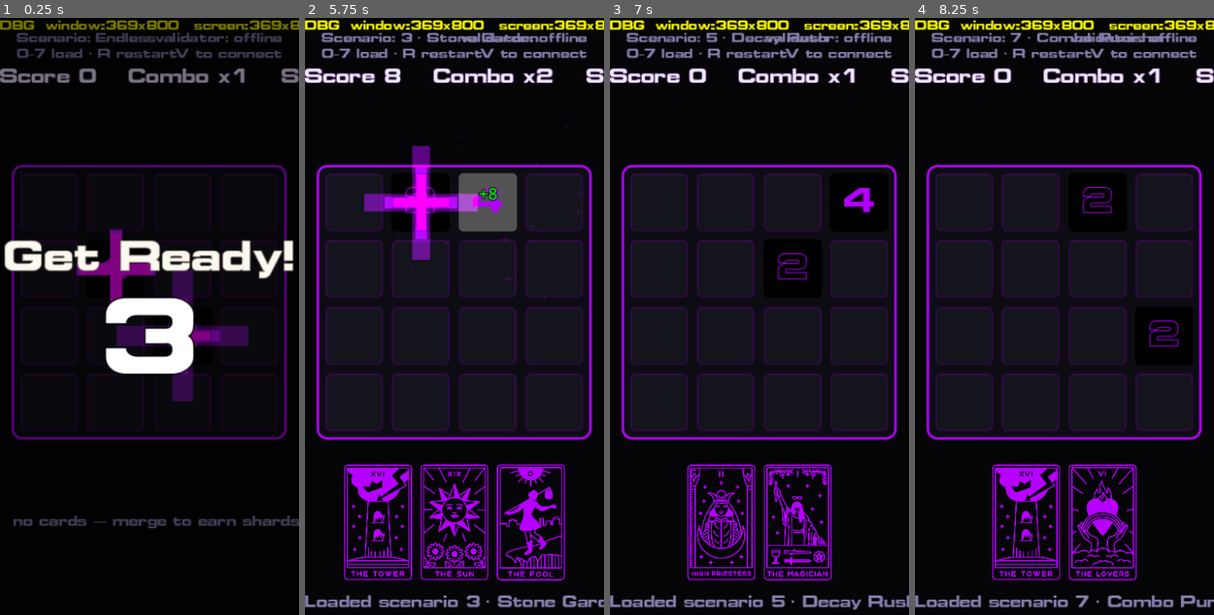
Above: before the commit, frames 1-4 (left to right).
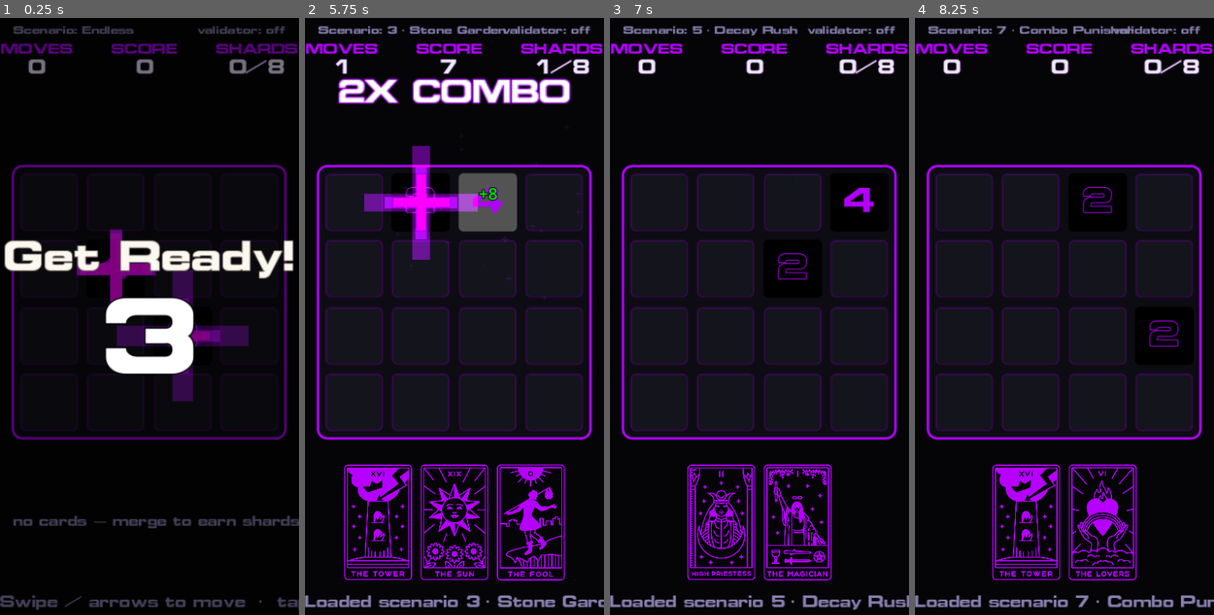
Above: after the commit, the same moments.

Repository: thegoldenmule/moveborne-godot
Game: Godot game, scene res://scenes/main.tscn
Same seed, same stepped clock (60 frames per second), same inputs: the game is played once before the commit and once after it.
Inputs (mouse positions are in pixels of both pictures, inside the frame that each line leads up to):
- Up to frame 1 (0.25 s): no input
- Up to frame 2 (5.75 s): tap A at 0.5, 1.25, 2, 4.25 s; drag from (454, 304) to (484, 197) at 0.52 s; drag from (394, 376) to (439, 471) at 1.27 s; move the mouse to (484, 197) at 2.02 s; hold Right 2.03-2.75 s; tap 1 at 2.1 s; click (484, 197) at 2.17 s; drag from (439, 471) to (364, 244) at 2.77 s; click (415, 519) at 3.52 s; move the mouse to (544, 435) at 4.27 s; hold Left 4.28-5 s; tap 3 at 4.35 s; click (544, 435) at 4.42 s; drag from (364, 244) to (409, 179) at 5.02 s
- Up to frame 3 (7 s): move the mouse to (774, 340) at 5.77 s; hold Down 5.78-6.5 s; tap 5 at 5.85 s; click (774, 340) at 5.92 s; drag from (714, 179) to (699, 376) at 6.52 s
- Up to frame 4 (8.25 s): move the mouse to (1130, 310) at 7.27 s; hold Up 7.28-8 s; tap 7 at 7.35 s; click (1130, 310) at 7.42 s; drag from (1004, 376) to (1049, 471) at 8.02 s

The runs differ from the first frame. In frame 1, 6.1% of the frame differs, in the area x 0-100%, y 0-100%; in frame 2, 8.3%, in the area x 0-100%, y 0-15%; in frame 3, 5.9%; in frame 4, 6.0%.

Commit message:
VFX: HUD restructure + combo pop + score count-up (P0b + P5)
- main.gd: replace the single combined HUD label with discrete, individually
  animatable widgets — a MOVES/SCORE/SHARDS stat row (caption+value, hud.ts HudText
  style) and a centered "{N}X COMBO" banner shown while combo > 1.
  - Score counts up to the new total over ~0.4s (snaps on reset).
  - Combo elastic-pops on every increase (Anim.pop: 1->1.6 elasticOut, ->1 cubicOut,
    hud.ts triggerComboAnimation).
  - shard_target_pos() exposed for the upcoming shard doober (P4).
- anim.gd: + pop() helper (reusable elastic scale punch).
- Top-bar cleanup: removed the temp DBG label; single-lined + shortened the
  scenario / validator-status labels so they no longer overlap; gave each row its
  own vertical band; moved the controls hint into the bottom help toast.

Verified live by the user.

Co-Authored-By: Claude Opus 4.8 (1M context) <noreply@anthropic.com>

Diff:
--- a/llm-workflow/scenes/anim.gd
+++ b/llm-workflow/scenes/anim.gd
@@ -40,6 +40,20 @@
 	return l
 
 
+## Elastic scale punch then settle, scaling around the node's center. Used for the
+## HUD combo pop (hud.ts triggerComboAnimation: 1->1.6 elasticOut, then ->1 cubicOut).
+func pop(node: Control, peak := 1.6, up := 0.3, down := 0.5) -> void:
+	if node == null or not is_instance_valid(node):
+		return
+	node.pivot_offset = node.size / 2.0
+	node.scale = Vector2.ONE
+	var tw := node.create_tween()
+	tw.tween_property(node, "scale", Vector2(peak, peak), up) \
+		.set_trans(Tween.TRANS_ELASTIC).set_ease(Tween.EASE_OUT)
+	tw.tween_property(node, "scale", Vector2.ONE, down) \
+		.set_trans(Tween.TRANS_CUBIC).set_ease(Tween.EASE_OUT)
+
+
 ## Centered screen message that fades in, holds, then fades out (hud.ts showMessage):
 ## Grammara bold, brown fill / cream outline. `parent` is a screen-space CanvasLayer.
 func banner(parent: Node, text: String, duration := 2.0, font_size := 48) -> Label:
--- a/llm-workflow/scenes/main.gd
+++ b/llm-workflow/scenes/main.gd
@@ -24,7 +24,13 @@
 var _match  # MbMatch (untyped to avoid class_name registration flakiness)
 var _board
 var _net
-var _hud: Label
+var _score_val: Label
+var _moves_val: Label
+var _shards_val: Label
+var _combo_lbl: Label             # "{N}X COMBO", shown when combo > 1, pops on increase
+var _shown_score := 0             # animated (count-up) score currently displayed
+var _shown_combo := 1            # last combo, to detect increases
+var _score_tw: Tween
 var _scen_label: Label
 var _net_label: Label
 var _toast: Label
@@ -44,24 +50,7 @@
 	_build_ui()
 	_match.changed.connect(_on_changed)
 	_match.new_game()
-	_add_size_debug()  # TEMP — shows the real window size on screen
 	_play_intro()
-
-
-func _add_size_debug() -> void:
-	var dbg := Label.new()
-	dbg.set_anchors_preset(Control.PRESET_TOP_WIDE)
-	dbg.offset_top = 2
-	dbg.horizontal_alignment = HORIZONTAL_ALIGNMENT_CENTER
-	dbg.add_theme_font_size_override("font_size", 14)
-	dbg.add_theme_color_override("font_color", Color.YELLOW)
-	dbg.mouse_filter = Control.MOUSE_FILTER_IGNORE
-	var ws := DisplayServer.window_get_size()
-	var ss := DisplayServer.screen_get_size()
-	var scale := DisplayServer.screen_get_scale()
-	dbg.text = "DBG  window=%dx%d   screen=%dx%d   scale=%.2f" % [ws.x, ws.y, ss.x, ss.y, scale]
-	add_child(dbg)
-	print("[size] window=", ws, " screen=", ss, " scale=", scale)
 
 
 func _build_ui() -> void:
@@ -85,34 +74,48 @@
 	bg.mouse_filter = Control.MOUSE_FILTER_IGNORE
 	add_child(bg)
 
-	_hud = Label.new()
-	_hud.set_anchors_preset(Control.PRESET_TOP_WIDE)
-	_hud.offset_top = 60
-	_hud.horizontal_alignment = HORIZONTAL_ALIGNMENT_CENTER
-	_hud.add_theme_font_size_override("font_size", 22)
-	_hud.add_theme_color_override("font_color", Style.TEXT)
-	_hud.add_theme_color_override("font_outline_color", Style.PRIMARY)
-	_hud.add_theme_constant_override("outline_size", 1)
-	_hud.mouse_filter = Control.MOUSE_FILTER_IGNORE
-	add_child(_hud)
+	# HUD stat row: MOVES / SCORE / SHARDS as caption+value widgets (hud.ts HudText).
+	var stat_row := HBoxContainer.new()
+	stat_row.set_anchors_preset(Control.PRESET_TOP_WIDE)
+	stat_row.offset_top = 30
+	stat_row.alignment = BoxContainer.ALIGNMENT_CENTER
+	stat_row.add_theme_constant_override("separation", 46)
+	stat_row.mouse_filter = Control.MOUSE_FILTER_IGNORE
+	add_child(stat_row)
+	_moves_val = _make_stat(stat_row, "MOVES")
+	_score_val = _make_stat(stat_row, "SCORE")
+	_shards_val = _make_stat(stat_row, "SHARDS")
+
+	# Combo banner (centered, its own band below the stats), shown while combo > 1.
+	_combo_lbl = Label.new()
+	_combo_lbl.set_anchors_preset(Control.PRESET_TOP_WIDE)
+	_combo_lbl.offset_top = 80
+	_combo_lbl.horizontal_alignment = HORIZONTAL_ALIGNMENT_CENTER
+	_combo_lbl.add_theme_font_size_override("font_size", 22)
+	_combo_lbl.add_theme_color_override("font_color", Color.WHITE)
+	_combo_lbl.add_theme_color_override("font_outline_color", Style.PRIMARY)
+	_combo_lbl.add_theme_constant_override("outline_size", 3)
+	_combo_lbl.mouse_filter = Control.MOUSE_FILTER_IGNORE
+	_combo_lbl.visible = false
+	add_child(_combo_lbl)
 
 	_scen_label = Label.new()
 	_scen_label.set_anchors_preset(Control.PRESET_TOP_LEFT)
-	_scen_label.position = Vector2(20, 16)
-	_scen_label.add_theme_font_size_override("font_size", 15)
+	_scen_label.position = Vector2(16, 8)
+	_scen_label.add_theme_font_size_override("font_size", 13)
 	_scen_label.add_theme_color_override("font_color", Style.DIM)
 	_scen_label.mouse_filter = Control.MOUSE_FILTER_IGNORE
 	add_child(_scen_label)
 
 	_net_label = Label.new()
 	_net_label.set_anchors_preset(Control.PRESET_TOP_RIGHT)
-	_net_label.position = Vector2(-260, 16)
-	_net_label.size = Vector2(240, 40)
+	_net_label.position = Vector2(-250, 8)
+	_net_label.size = Vector2(234, 18)
 	_net_label.horizontal_alignment = HORIZONTAL_ALIGNMENT_RIGHT
-	_net_label.add_theme_font_size_override("font_size", 15)
+	_net_label.add_theme_font_size_override("font_size", 13)
 	_net_label.add_theme_color_override("font_color", Style.DIM)
 	_net_label.mouse_filter = Control.MOUSE_FILTER_IGNORE
-	_net_label.text = "validator: offline\nV to connect"
+	_net_label.text = "validator: off"
 	add_child(_net_label)
 
 	_net = MbValidatorClientS.new()
@@ -124,7 +127,7 @@
 
 	_totem_box = HBoxContainer.new()
 	_totem_box.set_anchors_preset(Control.PRESET_TOP_WIDE)
-	_totem_box.offset_top = 96
+	_totem_box.offset_top = 110
 	_totem_box.alignment = BoxContainer.ALIGNMENT_CENTER
 	_totem_box.add_theme_constant_override("separation", 14)
 	_totem_box.mouse_filter = Control.MOUSE_FILTER_IGNORE
@@ -151,6 +154,7 @@
 	_toast.add_theme_font_size_override("font_size", 18)
 	_toast.add_theme_color_override("font_color", Style.DIM)
 	_toast.mouse_filter = Control.MOUSE_FILTER_IGNORE
+	_toast.text = "Swipe / arrows to move  ·  tap a card to play  ·  0–7 scenarios  ·  R restart  ·  V validator"
 	add_child(_toast)
 
 	_hand_box = HBoxContainer.new()
@@ -334,10 +338,75 @@
 
 func _update_hud() -> void:
 	var st: Dictionary = _match.state
-	_hud.text = "Score %d    Combo x%d    Shards %d/8    Moves %d" % [
-		int(st["score"]), int(st["comboMultiplier"]), int(st["shards"]), int(st["moveIndex"])
-	]
-	_scen_label.text = "Scenario: %s\n0–7 load · R restart" % _match.scenario_name
+	_moves_val.text = str(int(st["moveIndex"]))
+	_shards_val.text = "%d/8" % int(st["shards"])
+	_set_score(int(st["score"]))
+	_set_combo(int(st["comboMultiplier"]))
+	_scen_label.text = "Scenario: %s" % _match.scenario_name
+
+
+## One HUD stat: a caption (purple) over a value (white, purple-outlined). Returns
+## the value Label so the caller can update/animate it.
+func _make_stat(parent: Node, caption: String) -> Label:
+	var box := VBoxContainer.new()
+	box.alignment = BoxContainer.ALIGNMENT_CENTER
+	box.add_theme_constant_override("separation", 2)
+	box.mouse_filter = Control.MOUSE_FILTER_IGNORE
+	var cap := Label.new()
+	cap.text = caption
+	cap.horizontal_alignment = HORIZONTAL_ALIGNMENT_CENTER
+	cap.add_theme_font_size_override("font_size", 16)
+	cap.add_theme_color_override("font_color", Style.PRIMARY)
+	cap.mouse_filter = Control.MOUSE_FILTER_IGNORE
+	var val := Label.new()
+	val.text = "0"
+	val.horizontal_alignment = HORIZONTAL_ALIGNMENT_CENTER
+	val.add_theme_font_size_override("font_size", 22)
+	val.add_theme_color_override("font_color", Style.TEXT)
+	val.add_theme_color_override("font_outline_color", Style.PRIMARY)
+	val.add_theme_constant_override("outline_size", 1)
+	val.mouse_filter = Control.MOUSE_FILTER_IGNORE
+	box.add_child(cap)
+	box.add_child(val)
+	parent.add_child(box)
+	return val
+
+
+## Score with a count-up tween on increase; snap on reset/correction (new game).
+func _set_score(target: int) -> void:
+	if target == _shown_score:
+		return
+	if _score_tw != null and _score_tw.is_running():
+		_score_tw.kill()
+	if target < _shown_score:
+		_shown_score = target
+		_score_val.text = str(target)
+		return
+	_score_tw = create_tween()
+	_score_tw.tween_method(_set_score_text, _shown_score, target, 0.4) \
+		.set_trans(Tween.TRANS_CUBIC).set_ease(Tween.EASE_OUT)
+	_shown_score = target
+
+
+func _set_score_text(v) -> void:
+	_score_val.text = str(int(v))
+
+
+## Show "{N}X COMBO" while combo > 1; elastic-pop on every increase (hud.ts).
+func _set_combo(combo: int) -> void:
+	if combo > 1:
+		_combo_lbl.text = "%dX COMBO" % combo
+		_combo_lbl.visible = true
+		if combo > _shown_combo:
+			Anim.pop(_combo_lbl)
+	else:
+		_combo_lbl.visible = false
+	_shown_combo = combo
+
+
+## Screen position of the shard counter — the target for shard doobers (future P4).
+func shard_target_pos() -> Vector2:
+	return _shards_val.global_position + _shards_val.size / 2.0
 
 
 func _load_scenario(scenario_id: int) -> void:
@@ -378,32 +447,32 @@
 	var match_id := "gd_%d" % (randi() % 1000000)
 	var player_id := "player_%d" % (randi() % 1000000)
 	_net.init_and_connect(VALIDATOR_URL, match_id, _match.state, player_id)
-	_net_label.text = "validator: connecting…"
+	_net_label.text = "validator: …"
 	_toast.text = "Connecting to validator at %s …" % VALIDATOR_URL
 
 
 func _on_net_ready(_current_state: Dictionary) -> void:
 	_match.online = true
-	_net_label.text = "validator: connected ✓\nmoves validated"
+	_net_label.text = "validator: on ✓"
 	_net_label.add_theme_color_override("font_color", Color("2e9e5b"))
 	_toast.text = "Connected — every move is now validated by the server"
 
 
 func _on_net_validated(index: int, matched: bool, corrected_state) -> void:
 	if matched:
-		_net_label.text = "validator: ✓ move %d ok" % index
+		_net_label.text = "validator: ✓ %d" % index
 		_net_label.add_theme_color_override("font_color", Color("2e9e5b"))
 	else:
 		if corrected_state is Dictionary:
 			_match.adopt_server_state(corrected_state)
-		_net_label.text = "validator: ✗ move %d corrected" % index
+		_net_label.text = "validator: ✗ %d" % index
 		_net_label.add_theme_color_override("font_color", Color("c0392b"))
 		_toast.text = "Desync at move %d — snapped to validator state" % index
 
 
 func _on_net_error(message: String) -> void:
 	_match.online = false
-	_net_label.text = "validator: error"
+	_net_label.text = "validator: err"
 	_net_label.add_theme_color_override("font_color", Color("c0392b"))
 	_toast.text = "Validator: %s" % message
 
